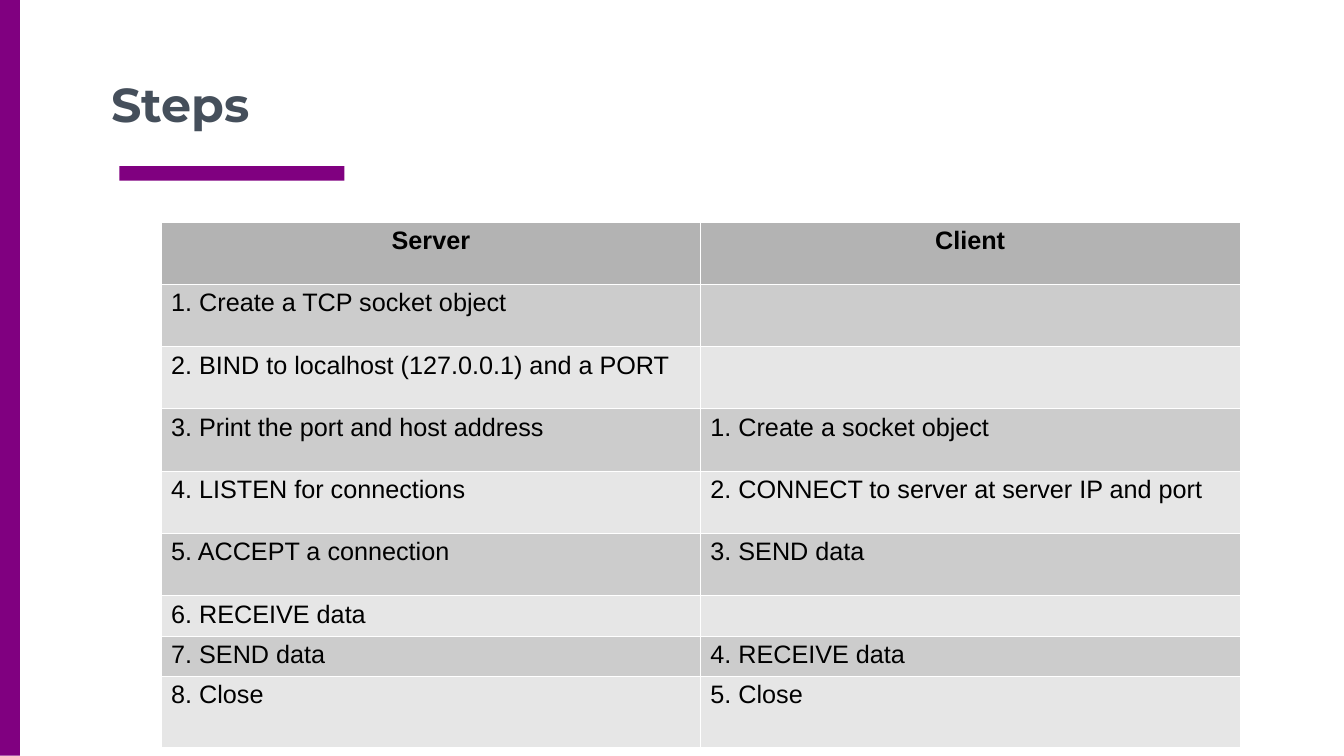
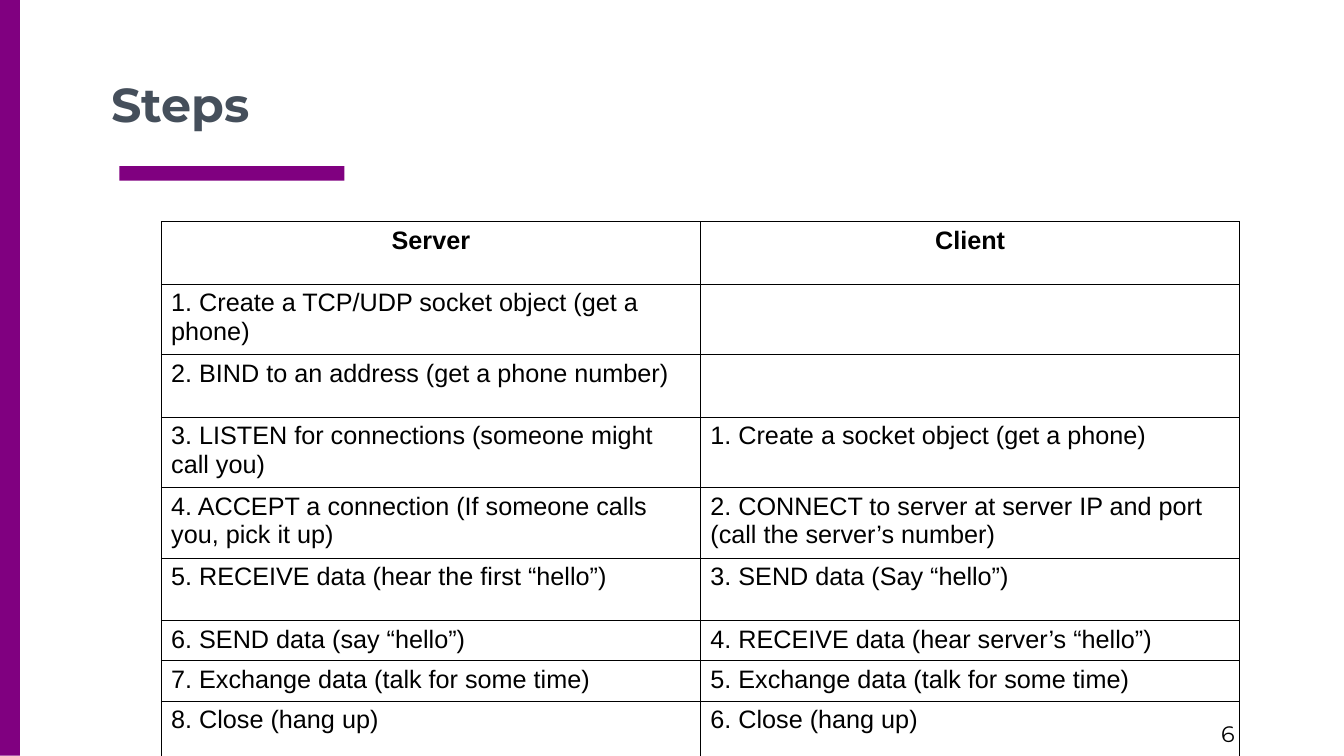
Before and after one commit to csc4200/csc4200.github.io, a slide deck: slide 6 of docs/lectures_source/recitation-1.odp (slide 4 before the commit). Drawn at 1344x756 pixels with LibreOffice and Linux fonts; fonts in the diff are those of the drawing. Boxes give left, top, right and bottom in pixels: in the first picture for what was removed or moved away, otherwise in the second. Text is boxed around its words. In the diff, an @@ line names an element or a change of style, - is before the commit and + after.

```diff
--- a/docs/lectures_source/recitation-1.odp
+++ b/docs/lectures_source/recitation-1.odp
@@ table at [161, 222, 1240, 753] @@
-row 2, column 1: 1. Create a TCP socket object
+row 2, column 1: 1. Create a TCP/UDP socket object (get a phone)
-row 3, column 1: 2. BIND to localhost (127.0.0.1) and a PORT
+row 3, column 1: 2. BIND to an address (get a phone number)
-row 4, column 1: 3. Print the port and host address
+row 4, column 1: 3. LISTEN for connections (someone might call you)
-row 4, column 2: 1. Create a socket object
+row 4, column 2: 1. Create a socket object (get a phone)
-row 5, column 1: 4. LISTEN for connections
+row 5, column 1: 4. ACCEPT a connection (If someone calls you, pick it up)
-row 5, column 2: 2. CONNECT to server at server IP and port
+row 5, column 2: 2. CONNECT to server at server IP and port (call the server’s number)
-row 6, column 1: 5. ACCEPT a connection
+row 6, column 1: 5. RECEIVE data (hear the first “hello”)
-row 6, column 2: 3. SEND data
+row 6, column 2: 3. SEND data (Say “hello”)
-row 7, column 1: 6. RECEIVE data
+row 7, column 1: 6. SEND data (say “hello”)
-row 7, column 2: 
+row 7, column 2: 4. RECEIVE data (hear server’s “hello”)
-row 8, column 1: 7. SEND data
+row 8, column 1: 7. Exchange data (talk for some time)
-row 8, column 2: 4. RECEIVE data
+row 8, column 2: 5. Exchange data (talk for some time)
-row 9, column 1: 8. Close
+row 9, column 1: 8. Close (hang up)
-row 9, column 2: 5. Close
+row 9, column 2: 6. Close (hang up)
@@ fill #B3B3B3 to none in row 1 @@
@@ fill #CCCCCC to none in 7 cells @@
@@ fill #E6E6E6 to none in 7 cells @@
@@ borders changed @@
@@ page number added at [1221, 726, 1235, 742], 16 pt, text #000000 @@
+6
```
Also in this commit, not shown: 1 other slide changed, 6 slides added, 2 slides removed, 16 other files.
